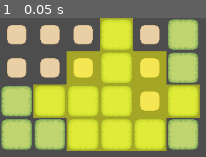
Above: before the commit, frame 1.
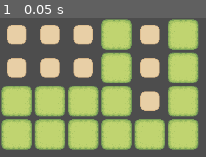
Above: after the commit, the same moment.

Repository: Oghanst/Divinization
Game: Godot game, scene res://scenes/main.tscn
The game is run twice, just before and just after one commit, with the same random seed, the same clock (stepped at 60 frames per second) and the same inputs. The project has no main scene, so this scene is started directly.
Inputs:
- Up to frame 1 (0.05 s): no input

The runs differ from the first frame. In frame 1, 47% of the frame differs, in the area x 16-98%, y 0-96%.

Commit message:
ADD: 重构代码 现在整个项目的四个层就十分清晰了： - 核心层：核心层负责逻辑的管理，提供基础模块的中心。 - 领域层：领域层负责数据结构的定义，以及提供一些简单的逻辑操作。 - 应用层：应用层负责渲染和交互。所有渲染相关的东西，以及一些直接的交互事件，由他处理，或者通知核心层对应的模块中心，由模块中心下达指令。 - UI层：一些顶层GUI的展示，也包括跟GUI的互动。
基于这个架构写好了 map 模块，并修改了很多代码可读性。

Diff:
--- /dev/null
+++ b/game/application/map_render_layer.gd
@@ -0,0 +1,147 @@
+extends Node2D
+class_name MapRenderLayer
+
+# 地图渲染层，负责渲染地图，父节点必须是map manager
+
+# ===================================
+# 属性
+# ===================================
+
+# 需要定义绘制好的tilemaplayer子节点
+# 地形采用图块而不是场景，通过图集名称来获取地形类型。到时候一个图集就是一个地形类型，需要预制好图块而不是像croptails那样，并且每个图集名称必须是地形名称
+@export var tile_terrain_layer: TileMapLayer = null
+
+var tile_to_source_id: Dictionary = {}  # 存储地形到 tile_id 的映射
+
+
+var highlighted_cells: Dictionary = {}  # 存储高亮的地块
+var highlighted_color: Color = Color(1, 1, 0, 0.5)  # 高亮颜色
+
+# ===================================
+# 信号
+# ===================================
+
+signal tile_clicked(pos: Vector2)
+
+# ===================================
+# 基本函数
+# ===================================
+
+func _ready() -> void:
+	assert(tile_terrain_layer != null, "Render Terrain layer is not set.")
+	setup_tile_to_source_id()
+	print("MapRenderLayer ready")
+
+func setup_tile_to_source_id() -> void:
+	"""
+	设置地形到 tile_id 的映射
+	"""
+	for i in range(tile_terrain_layer.tile_set.get_source_count()):
+		var source_id = tile_terrain_layer.tile_set.get_source_id(i)
+		var tile_name = get_source_resource_name(source_id)
+		tile_to_source_id[tile_name] = source_id
+
+	# 根据注册的地形类型检查是否有未找到对应 tile_id 的地形
+	var terrain_not_found = []
+	for key in RegisterService.get_registry("terrain_registry").terrain_types:
+		if not tile_to_source_id.has(key):
+			terrain_not_found.append(key)
+	if terrain_not_found.size() > 0:
+		print("WARNING: Terrain not found: " + str(terrain_not_found), ". Try check your tileset.")
+
+# ===================================
+# 给核心层的接口
+# ===================================
+
+func get_used_cells(layer: TileMapLayer) -> Array[Vector2i]:
+	"""
+	获取使用的单元格
+	"""
+	return layer.get_used_cells()
+
+func get_cell_surrounding_cells(pos:Vector2i, layer: TileMapLayer)->Array[Vector2i]:
+	return layer.get_surrounding_cells(pos)
+
+func map_to_local(map_pos:Vector2i, layer: TileMapLayer=tile_terrain_layer)->Vector2:
+	return layer.map_to_local(map_pos)
+
+func local_to_map(local_pos:Vector2, layer: TileMapLayer=tile_terrain_layer)->Vector2i:
+	return layer.local_to_map(local_pos)
+
+func get_tile_resource_name(pos: Vector2, layer: TileMapLayer=tile_terrain_layer)->String:
+	var source_id = layer.get_cell_source_id(pos)
+	return get_source_resource_name(source_id, layer)
+
+func get_source_resource_name(source_id: int, layer: TileMapLayer=tile_terrain_layer)->String:
+	var source = layer.tile_set.get_source(source_id)
+	return source.resource_name
+
+# ===================================
+# 控制渲染层
+# ===================================
+
+func set_tile_terrain_layer(layer: TileMapLayer) -> void:
+	"""
+	设置地形图层
+	"""
+	tile_terrain_layer = layer
+
+func set_cell(pos:Vector2i, tile_type: String, layer:TileMapLayer=tile_terrain_layer) -> void:
+	"""
+	设置单元格地形
+	"""
+	var source_id = tile_to_source_id[tile_type]
+	# WARN: get_tile_id(0) 默认使用第一个tile，如果需要修改，需要额外的逻辑。
+	layer.set_cell(pos, source_id, layer.tile_set.get_source(source_id).get_tile_id(0))
+	print(get_tile_resource_name(pos, layer))
+
+
+# 高亮相关功能
+
+func highlight_cell(pos: Vector2) -> void:
+	"""
+	高亮地块，这部分是最简单的逻辑，TODO: 后续还要修改
+	"""
+	if not highlighted_cells.has(pos):
+		var highlighted_rect = ColorRect.new()
+		highlighted_rect.color = highlighted_color
+		highlighted_rect.size = tile_terrain_layer.tile_set.tile_size
+		highlighted_rect.position = map_to_local(pos) - highlighted_rect.size / 2
+		add_child(highlighted_rect)
+		highlighted_rect.visible = true
+		highlighted_rect.z_index = 1 # 置于0层之上
+		highlighted_cells[pos] = highlighted_rect
+		print("highlighted grid at: " + str(pos))
+
+func unhighlight_cell(pos: Vector2) -> void:
+	"""
+	取消高亮地块
+	"""
+	if highlighted_cells.has(pos):
+		highlighted_cells[pos].queue_free()
+		highlighted_cells.erase(pos)
+
+func highlight_action(pos: Vector2) -> void:
+	"""
+	高亮地块动作
+	"""
+	if highlighted_cells.has(pos):
+		unhighlight_cell(pos)
+	else:
+		highlight_cell(pos)
+
+
+# ===================================
+# 处理交互（要设置信号让 map manager 知道）
+# ===================================
+
+
+func _input(event: InputEvent) -> void:
+	"""
+	处理输入事件
+	"""
+	if event is InputEventMouseButton:
+		if event.button_index == MOUSE_BUTTON_LEFT and event.pressed:
+
+			var pos = local_to_map(to_local(get_global_mouse_position()))
+			emit_signal("tile_clicked", pos)
--- a/game/application/tiles_render_layer.gd
+++ /dev/null
@@ -1,3 +0,0 @@
-extends TileMapLayer
-
-# 地图渲染层，负责渲染地图
--- a/game/core/infrastructure/map_manager.gd
+++ b/game/core/infrastructure/map_manager.gd
@@ -5,33 +5,40 @@
 # 地块的注册、加载、卸载、生成、销毁
 # 管理表现层和逻辑层一致
 
-# 需要定义绘制好的tilemaplayer子节点
-# 地形采用图块而不是场景，通过图集名称来获取地形类型。到时候一个图集就是一个地形类型，需要预制好图块而不是像croptails那样，并且每个图集名称必须是地形名称
-@export var terrain_render_layer:TileMapLayer = null
+@export var map_render_layer:MapRenderLayer = null
 
 
 var grid = {}  # 存储逻辑层数据，Key: Vector2i, Value: Tile
 var cities = {}  # 存储城市数据，Key: Vector2i, Value: City
+
+func on_tile_clicked(map_pos: Vector2i) -> void:
+	"""
+	地块点击事件
+	"""
+	if grid.has(map_pos):
+		map_render_layer.highlight_action(map_pos)
+		if map_render_layer.get_tile_resource_name(map_pos) == "grass":
+			map_render_layer.set_cell(map_pos, "plain")
+	else:
+		print_debug("No tile found at: " + str(map_pos))
+
 
 func set_city(pos: Vector2i, local_pos: Vector2, city: City) -> void:
 	"""
 	设置城市，同时设置城市周围地块的城市归属
 	"""
 	assert(cities.has(pos) == false, "City already exists at: " + str(pos))
-	# print_debug(grid[pos])
 	grid[pos].sovereignty.set_city(city.city_name)
 	city.set_city_position(pos, local_pos)
 	# 设置城市周围地块的城市归属，根据城市规模而定
 	if city.city_surrounding_tiles.size() == 0:
-		# print_debug("City surrounding tiles not set, generating...")
 		city.city_surrounding_tiles.append(city.city_position)
-	print("scale ", city.city_scale)
 	for level in range(city.city_scale):
 		# 获取周围地块
 		var new_surrounding_tiles = city.city_surrounding_tiles.duplicate()
 		for old_pos in city.city_surrounding_tiles:
 			# print("terrain  " ,terrain_render_layer.get_surrounding_cells(old_pos))
-			for new_pos in terrain_render_layer.get_surrounding_cells(old_pos):
+			for new_pos in map_render_layer.get_cell_surrounding_cells(old_pos, map_render_layer.tile_terrain_layer):
 				if grid.has(new_pos):
 					if grid[new_pos].sovereignty.get_city() != "" and grid[new_pos].sovereignty.get_city() != city.city_name:
 						continue # 已经有城市了, 跳过; TODO: 以后可以考虑合并城市
@@ -57,47 +64,42 @@
 	city.queue_free()
 
 
-func _ready():
-	assert(terrain_render_layer != null, "Terrain render layer is not set.")
-	visible = true
-	initialize_logic_from_render()
-	# print_debug(grid)
-	load_to_scene(grid)
+func test_city():
 	var city = City.new()
 	city.set_city_name("City1")
 	city.set_city_sprite(Sprite2D.new())
 	city.set_city_scale(City.CITY_SCALE.LARGE)
 	var pos = Vector2i(3, 2)
-	set_city(pos, terrain_render_layer.map_to_local(pos), city)
+	set_city(pos, map_render_layer.map_to_local(pos), city)
 
 	city = cities[pos]
 	print(city.city_surrounding_tiles.size())
 	for p in city.city_surrounding_tiles:
 		print_debug(p)
-		highlight_grid(p)
+		map_render_layer.highlight_cell(p)
+
+
+func _ready():
+	visible = true
+	initialize_logic_from_render()
+	load_to_scene(grid)
+	if map_render_layer:
+		map_render_layer.connect("tile_clicked", on_tile_clicked)
+	else:
+		print("MapRenderLayer not found")
+
 
 # 从 TileMapLayer 初始化逻辑层
 func initialize_logic_from_render():
-	for pos in terrain_render_layer.get_used_cells():
-		var terrain_name = get_tile_resource_name(terrain_render_layer, pos)
+	# print(map_render_layer.get_used_cells(map_render_layer.tile_terrain_layer))
+	for pos in map_render_layer.get_used_cells(map_render_layer.tile_terrain_layer):
+		var terrain_name = map_render_layer.get_tile_resource_name(pos)
 		# var size = terrain_render_layer.tile_set.tile_size
-		# print_debug(terrain_name, pos)
+		print(terrain_name, pos)
 		grid[pos] = Tile.new()
 		grid[pos].tile_terrain = terrain_name
 
 
-func _input(event: InputEvent) -> void:
-	# 处理鼠标点击事件
-	if event is InputEventMouseButton:
-		if event.button_index == MOUSE_BUTTON_LEFT and event.pressed:
-			var pos = terrain_render_layer.local_to_map(to_local(get_global_mouse_position()))
-			if grid.has(pos):
-				print_debug(grid[pos].tile_terrain)
-				# print_debug(grid[pos].resources.resources)
-				print_debug(grid[pos].population.population)
-				highlight_action(pos)
-			else:
-				print_debug("No tile found at: " + str(pos))
 
 func load_to_scene(dict: Dictionary) -> void:
 	"""
@@ -116,51 +118,7 @@
 		dict[pos].queue_free()
 	dict.clear()
 
-func get_tile_resource_name(map_layer:TileMapLayer, pos: Vector2)->String:
-	var source_id = map_layer.get_cell_source_id(pos)
-	return get_source_resource_name(map_layer, source_id)
-
-func get_source_resource_name(map_layer:TileMapLayer, source_id: int)->String:
-	var source = map_layer.tile_set.get_source(source_id)
-	return source.resource_name
 
 func _exit_tree() -> void:
 	clear_scene(cities)
 	clear_scene(grid)
-
-
-
-var highlighted_grids: Dictionary = {}  # 存储高亮的地块
-var highlighted_color: Color = Color(1, 1, 0, 0.5)  # 高亮颜色
-
-func highlight_grid(pos: Vector2) -> void:
-	"""
-	高亮地块
-	"""
-	if not highlighted_grids.has(pos):
-		var highlighted_rect = ColorRect.new()
-		highlighted_rect.color = highlighted_color
-		highlighted_rect.size = terrain_render_layer.tile_set.tile_size
-		highlighted_rect.position = terrain_render_layer.map_to_local(pos) - highlighted_rect.size / 2
-		add_child(highlighted_rect)
-		highlighted_rect.visible = true
-		highlighted_rect.z_index = 1
-		highlighted_grids[pos] = highlighted_rect
-		print_debug("highlighted grid at: " + str(pos))
-
-func unhighlight_grid(pos: Vector2) -> void:
-	"""
-	取消高亮地块
-	"""
-	if highlighted_grids.has(pos):
-		highlighted_grids[pos].queue_free()
-		highlighted_grids.erase(pos)
-
-func highlight_action(pos: Vector2) -> void:
-	"""
-	高亮地块动作
-	"""
-	if highlighted_grids.has(pos):
-		unhighlight_grid(pos)
-	else:
-		highlight_grid(pos)
--- a/game/core/service/register_service.gd
+++ b/game/core/service/register_service.gd
@@ -22,7 +22,7 @@
 	add_registry("resource_registry", ResourceRegistry.new())
 	add_registry("population_registry", PopulationRegistry.new())
 	add_registry("sovereignty_registry", SovereigntyRegistry.new())
-
+	add_registry("terrain_registry", TerrainRegistry.new())
 
 
 func _exit_tree() -> void:
--- /dev/null
+++ b/game/domain/registry/terrain_registry.gd
@@ -0,0 +1,25 @@
+extends Registry
+class_name TerrainRegistry
+
+var terrain_types: Array[String] = []
+
+func register_terrain_type(terrain_type: String) -> void:
+	"""
+	注册地形类型
+	"""
+	if terrain_types.find(terrain_type) == -1:
+		terrain_types.append(terrain_type)
+
+func register_default_terrain_types() -> void:
+	"""
+	注册默认地形类型
+	"""
+	register_terrain_type("grass")
+	register_terrain_type("plain")
+	register_terrain_type("forest")
+	register_terrain_type("mountain")
+
+
+func _init() -> void:
+	register_default_terrain_types()
+	print("TerrainRegistry ready")
--- a/scenes/main.tscn
+++ b/scenes/main.tscn
@@ -1,15 +1,22 @@
 [gd_scene load_steps=10 format=4 uid="uid://b7ojd0x7g0ps4"]
 
-[ext_resource type="Script" path="res://game/domain/registry/resource_registry.gd" id="1_jucu8"]
 [ext_resource type="Script" path="res://game/core/infrastructure/map_manager.gd" id="3_gackn"]
 [ext_resource type="Texture2D" uid="uid://bt2ix6cedhar7" path="res://assets/resource/sproutlands/Sprout_Lands_Sprites_Basic_pack/Tilesets/Tilled_Dirt_v2.png" id="3_tqjt3"]
 [ext_resource type="Texture2D" uid="uid://b4qigqi2ef38d" path="res://assets/resource/sproutlands/Sprout_Lands_Sprites_Basic_pack/Tilesets/Grass.png" id="4_1h5ei"]
 [ext_resource type="Texture2D" uid="uid://diy1gew308n23" path="res://assets/resource/sproutlands/Sprout_Lands_Sprites_Basic_pack/Tilesets/Tilled_Dirt.png" id="4_d1gdy"]
+[ext_resource type="Script" path="res://game/application/map_render_layer.gd" id="5_61103"]
 
 [sub_resource type="TileSetAtlasSource" id="TileSetAtlasSource_fx8qy"]
 resource_name = "plain"
 texture = ExtResource("3_tqjt3")
 0:0/size_in_atlas = Vector2i(3, 3)
+0:0/0 = 0
+4:2/0 = 0
+
+[sub_resource type="TileSetAtlasSource" id="TileSetAtlasSource_sbmkp"]
+resource_name = "grass"
+texture = ExtResource("4_1h5ei")
+texture_region_size = Vector2i(48, 48)
 0:0/0 = 0
 
 [sub_resource type="TileSetAtlasSource" id="TileSetAtlasSource_mjb28"]
@@ -28,28 +35,23 @@
 1:3/0 = 0
 2:3/0 = 0
 
-[sub_resource type="TileSetAtlasSource" id="TileSetAtlasSource_sbmkp"]
-resource_name = "grass"
-texture = ExtResource("4_1h5ei")
-texture_region_size = Vector2i(48, 48)
-0:0/0 = 0
-
 [sub_resource type="TileSet" id="TileSet_jnn0r"]
 tile_size = Vector2i(48, 48)
 sources/1 = SubResource("TileSetAtlasSource_fx8qy")
-sources/2 = SubResource("TileSetAtlasSource_mjb28")
 sources/3 = SubResource("TileSetAtlasSource_sbmkp")
+sources/9 = SubResource("TileSetAtlasSource_mjb28")
 
 [node name="Main" type="Node2D"]
 metadata/_edit_vertical_guides_ = [8.0]
 
-[node name="ResourceRegistry" type="Node" parent="."]
-script = ExtResource("1_jucu8")
-
-[node name="Map" type="TileMapLayer" parent="ResourceRegistry"]
+[node name="Map" type="TileMapLayer" parent="."]
 tile_map_data = PackedByteArray("AAAAAAAAAQAAAAAAAAABAAAAAQAAAAAAAAACAAEAAQAAAAAAAAABAAEAAQAAAAAAAAAAAAEAAQAAAAAAAAD//w …(480 unchanged characters)…
 tile_set = SubResource("TileSet_jnn0r")
 
-[node name="MapManager" type="Node2D" parent="." node_paths=PackedStringArray("terrain_render_layer")]
+[node name="MapManager" type="Node2D" parent="." node_paths=PackedStringArray("map_render_layer")]
 script = ExtResource("3_gackn")
-terrain_render_layer = NodePath("../ResourceRegistry/Map")
+map_render_layer = NodePath("MapRenderLayer")
+
+[node name="MapRenderLayer" type="Node2D" parent="MapManager" node_paths=PackedStringArray("tile_terrain_layer")]
+script = ExtResource("5_61103")
+tile_terrain_layer = NodePath("../../Map")
